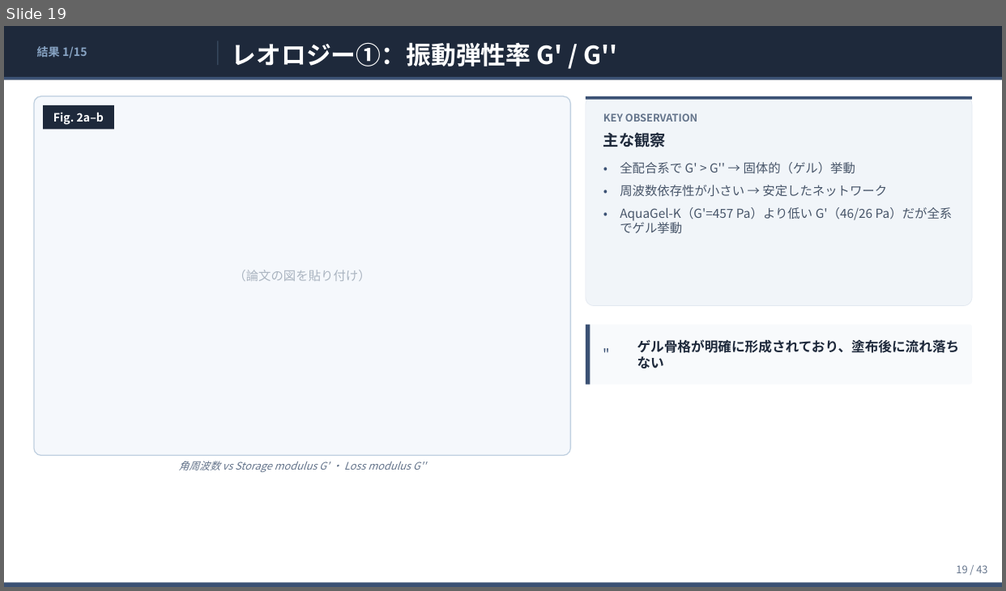
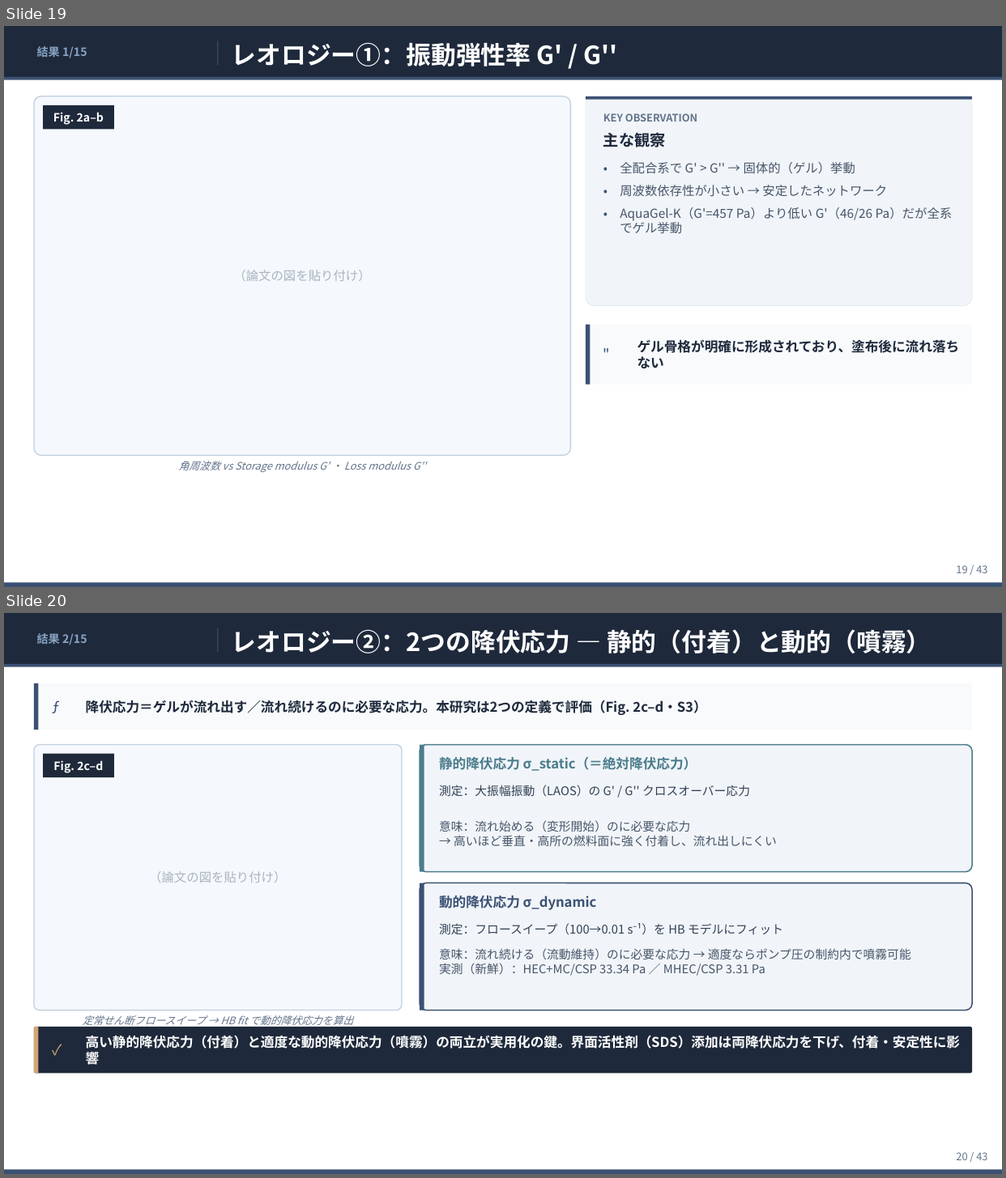
Before and after one commit to ytaisei0525-design/my-first-claude, a slide deck: slides.pptx. Shown one above the other, each under a label of ours: slide 19 before the commit, slides 19 and 20 after it. The pictures are 1006x591 and 1006x1178 pixels, drawn with LibreOffice and Linux fonts; fonts in the diff are those of the drawing. Boxes give left, top, right and bottom in pixels: in the first picture for what was removed or moved away, otherwise in the second. Text is boxed around its words. In the diff, an @@ line names an element or a change of style, - is before the commit and + after.

```diff
--- a/slides.pptx
+++ b/slides.pptx
@@ slide 20 added at (x1=4, y1=613, x2=1002, y2=1174), background #FFFFFF @@
@@ rectangle added at (x1=4, y1=613, x2=1002, y2=667), fill #1E293B @@
@@ text added at (x1=37, y1=632, x2=87, y2=646), 11 pt, text #88A4C4, bold @@
+結果 2/15
@@ rectangle added at (x1=217, y1=628, x2=218, y2=652), fill #445870 @@
@@ text added at (x1=232, y1=629, x2=931, y2=653), 24 pt, text #FFFFFF, bold @@
+レオロジー②：2つの降伏応力 — 静的（付着）と動的（噴霧）
@@ rectangle added at (x1=4, y1=664, x2=1002, y2=667), fill #3B5174 @@
@@ rounded rectangle added at (x1=34, y1=683, x2=972, y2=730), fill #F8FAFC @@
@@ rectangle added at (x1=34, y1=683, x2=39, y2=730), fill #3B5174 @@
@@ text added at (x1=52, y1=700, x2=60, y2=713), 14 pt, text #3B5174 @@
+ƒ
@@ text added at (x1=86, y1=700, x2=706, y2=715), 13 pt, text #1E293B, bold @@
+降伏応力＝ゲルが流れ出す／流れ続けるのに必要な応力。本研究は2つの定義で評価（Fig. 2c–d・S3）
@@ rounded rectangle added at (x1=34, y1=745, x2=402, y2=1011), fill #F5F8FC, outline #C0D0E0 1 pt @@
@@ rectangle added at (x1=43, y1=754, x2=114, y2=777), fill #1E293B @@
@@ rounded rectangle added at (x1=420, y1=745, x2=972, y2=872), fill #F1F5F9, outline #4A7C8C 1.2 pt @@
@@ rectangle added at (x1=420, y1=745, x2=424, y2=872), fill #4A7C8C @@
@@ text added at (x1=439, y1=757, x2=697, y2=771), 13 pt, text #4A7C8C, bold @@
+静的降伏応力 σ_static（＝絶対降伏応力）
@@ text added at (x1=53, y1=760, x2=103, y2=773), 11 pt, text #FFFFFF, bold @@
+Fig. 2c–d
@@ text added at (x1=439, y1=785, x2=750, y2=797), 11.5 pt, text #334155 @@
+測定：大振幅振動（LAOS）の G' / G'' クロスオーバー応力
@@ text added at (x1=439, y1=820, x2=777, y2=846), 11.5 pt, text #475569 @@
+意味：流れ始める（変形開始）のに必要な応力
+→ 高いほど垂直・高所の燃料面に強く付着し、流れ出しにくい
@@ text added at (x1=149, y1=871, x2=286, y2=883), 12 pt, text #AAB4C0 @@
+（論文の図を貼り付け）
@@ rounded rectangle added at (x1=420, y1=884, x2=972, y2=1011), fill #F1F5F9, outline #3B5174 1.2 pt @@
@@ rectangle added at (x1=420, y1=884, x2=424, y2=1011), fill #3B5174 @@
@@ text added at (x1=439, y1=896, x2=597, y2=910), 13 pt, text #3B5174, bold @@
+動的降伏応力 σ_dynamic
@@ text added at (x1=439, y1=923, x2=783, y2=935), 11.5 pt, text #334155 @@
+測定：フロースイープ（100→0.01 s⁻¹）を HB モデルにフィット
@@ text added at (x1=439, y1=948, x2=911, y2=976), 11.5 pt, text #475569 @@
+意味：流れ続ける（流動維持）のに必要な応力 → 適度ならポンプ圧の制約内で噴霧可能
+実測（新鮮）：HEC+MC/CSP 33.34 Pa ／ MHEC/CSP 3.31 Pa
@@ text added at (x1=83, y1=1016, x2=353, y2=1029), 10 pt, text #64748B, italic @@
+定常せん断フロースイープ → HB fit で動的降伏応力を算出
@@ rounded rectangle added at (x1=34, y1=1027, x2=972, y2=1073), fill #1E293B @@
@@ rectangle added at (x1=34, y1=1027, x2=39, y2=1073), fill #D4A574 @@
@@ text added at (x1=49, y1=1027, x2=79, y2=1073), 14 pt, text #D4A574 @@
+✓
@@ text added at (x1=86, y1=1035, x2=960, y2=1067), 13 pt, text #FFFFFF, bold @@
+高い静的降伏応力（付着）と適度な動的降伏応力（噴霧）の両立が実用化の鍵。界面活性剤（SDS）添加は両降伏応力を下げ、付着・安定性に影響
@@ rectangle added at (x1=4, y1=1170, x2=1002, y2=1174), fill #3B5174 @@
@@ text added at (x1=956, y1=1152, x2=987, y2=1161), 10 pt, text #64748B @@
+20 / 43
```
Also in this commit, not shown: 1 slide changed, 1 slide removed, 4 other files.
